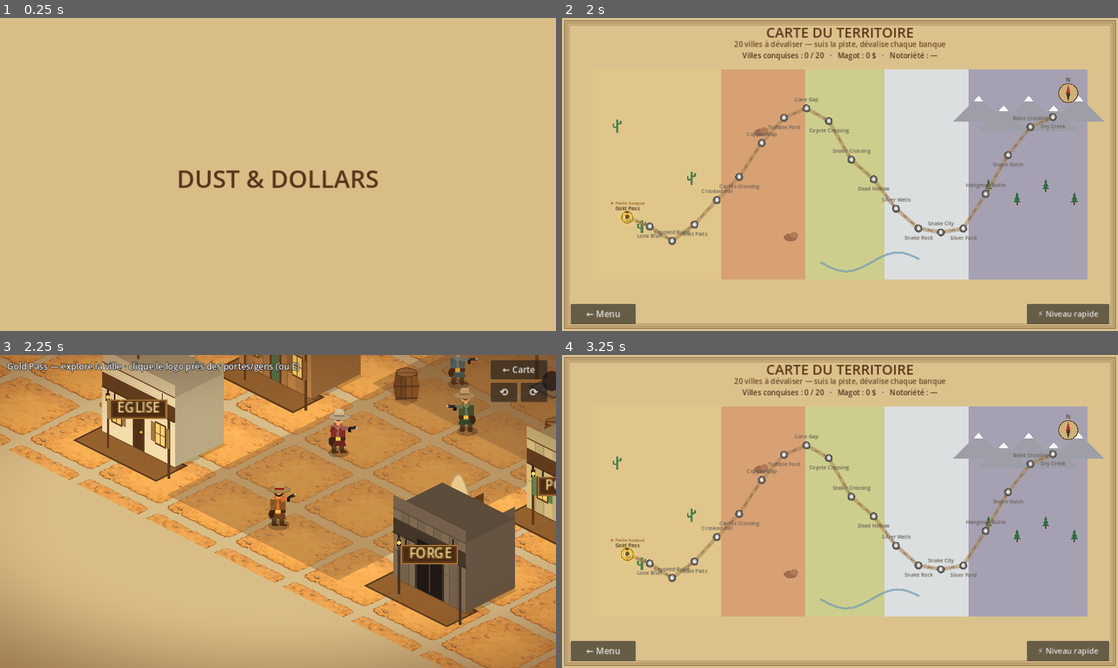
Above: before the commit, frames 1-4 (two rows, left to right).
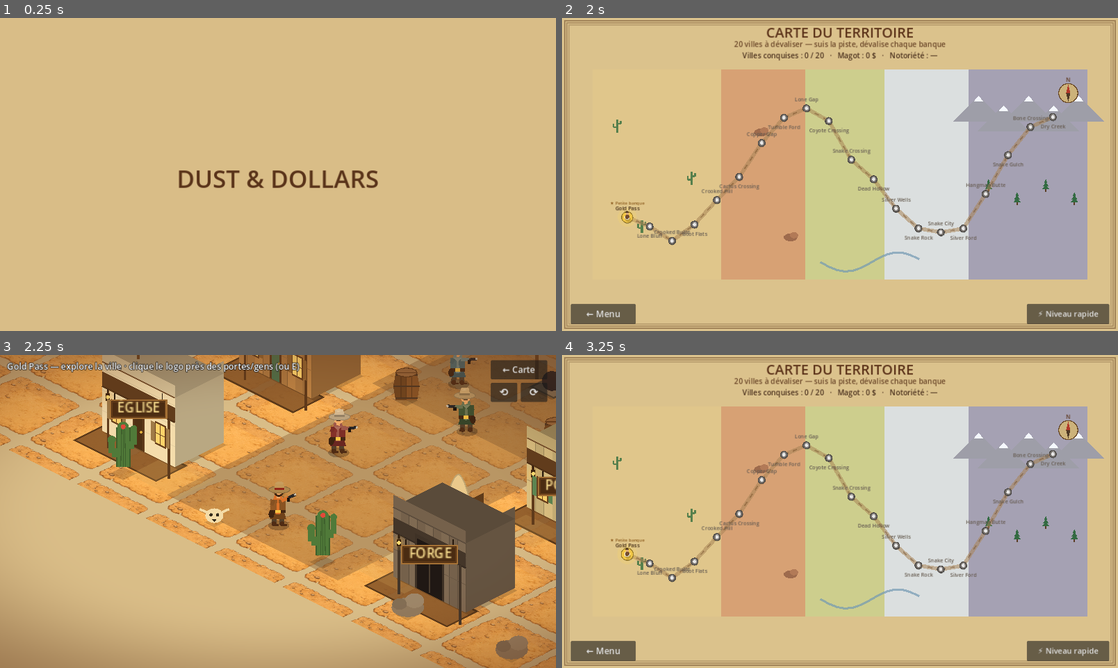
Above: after the commit, the same moments.

Repository: sebadiaz/Cowboys
Game: Godot game, scene res://scenes/Boot.tscn
The game is run twice, just before and just after one commit, with the same random seed, the same clock (stepped at 60 frames per second) and the same inputs.
Inputs (mouse positions are in pixels of both pictures, inside the frame that each line leads up to):
- Up to frame 1 (0.25 s): no input
- Up to frame 2 (2 s): tap Enter at 0.5 s; move the mouse to (962, 158) at 0.52 s; hold D (move_right) 0.53-1.25 s; hold Space (fire) 0.53-1.25 s; click (962, 158) at 0.67 s; click "🗺 JOUER — CARTE DU MONDE" at 1.25 s
- Up to frame 3 (2.25 s): click (66, 555) at 2.02 s
- Up to frame 4 (3.25 s): click "← Carte" at 2.75 s

Frames 1-2 are identical in both runs. In frame 3, 2.2% of the frame differs, in the area x 19-95%, y 21-99%; in frame 4, nothing differs.

Commit message:
Contenu: villes visuellement uniques par biome (décor déterministe : sapins enneigés, rochers, cactus, crânes, buissons, lampadaires + plaques de sol)

Diff:
--- a/scripts/town.gd
+++ b/scripts/town.gd
@@ -47,6 +47,7 @@
 
 var _buildings: Array[Dictionary] = []   # {region,pos,h,label,tint,flavor}
 var _props: Array[Dictionary] = []        # {region,pos,h}
+var _biome_decor: Array[Dictionary] = []  # {type,pos} décor propre au biome
 var _npcs: Array[Dictionary] = []         # {pos,facing,pal,phase}
 var _foots: Array[Rect2] = []             # empreintes de collision (décor solide)
 var _body: CharacterBody2D                # corps physique du joueur (vrai moteur)
@@ -77,6 +78,7 @@
 		_facing = Vector2.DOWN
 		GameManager.town_return_pos = Vector2.ZERO
 	_build_town()
+	_make_biome_decor()
 	_build_physics()
 	_apply_zoom()
 	_cam = _camera_target()
@@ -523,6 +525,8 @@
 		items.append({"d": Iso.depth(b["pos"]) - 40.0, "k": "b", "o": b})
 	for p in _props:
 		items.append({"d": Iso.depth(p["pos"]), "k": "p", "o": p})
+	for bd in _biome_decor:
+		items.append({"d": Iso.depth(bd["pos"]), "k": "bio", "o": bd})
 	for n in _npcs:
 		items.append({"d": Iso.depth(n["pos"]), "k": "n", "o": n})
 	for hp in _horses:
@@ -544,6 +548,7 @@
 					_draw_cactus(it["o"]["pos"])
 				else:
 					_billboard(reg, it["o"]["pos"], it["o"]["h"], Color.WHITE)
+			"bio": _draw_bio(it["o"]["type"], it["o"]["pos"])
 			"coach": _draw_coach()
 			"horse": _horse(it["o"])
 			"n":
@@ -580,6 +585,133 @@
 		var plank := _rect_diamond(Rect2(pos.x - 95, pos.y + 30, 190, 70))
 		draw_colored_polygon(plank, Color(0.52, 0.36, 0.20, 0.9))
 		draw_polyline(_closed(plank), Color(0.35, 0.24, 0.13), 2.0)
+	_draw_biome_ground()
+
+
+## Décor propre au biome (déterministe par ville) : disposé sur les bords pour ne
+## pas gêner la circulation. Rend chaque ville visuellement unique.
+func _make_biome_decor() -> void:
+	_biome_decor.clear()
+	var theme := str(GameManager.current_town_def().get("theme", "desert"))
+	var kinds: Array
+	match theme:
+		"canyon": kinds = ["rock", "rock", "cactus", "skull"]
+		"plains": kinds = ["bush", "pine", "bush", "bush"]
+		"snow": kinds = ["pine_snow", "rock", "pine_snow", "pine_snow"]
+		"night": kinds = ["lamp", "pine", "rock", "lamp"]
+		"sunset": kinds = ["cactus", "rock", "skull", "cactus"]
+		_: kinds = ["cactus", "skull", "rock", "cactus"]
+	var rng := RandomNumberGenerator.new()
+	rng.seed = GameManager.current_town * 131 + 17
+	# Bandes périphériques (évitent le centre bâti / la grand-rue).
+	var spots := []
+	for yy in range(120, 1700, 150):
+		spots.append(Vector2(rng.randf_range(70, 300), yy))
+		spots.append(Vector2(rng.randf_range(1900, 2130), yy))
+	for xx in range(360, 1860, 220):
+		spots.append(Vector2(xx, rng.randf_range(70, 170)))
+		spots.append(Vector2(xx, rng.randf_range(1640, 1700)))
+	spots.shuffle()
+	var count := mini(spots.size(), 22)
+	for i in range(count):
+		_biome_decor.append({"type": kinds[rng.randi() % kinds.size()], "pos": spots[i]})
+
+
+func _draw_biome_ground() -> void:
+	var theme := str(GameManager.current_town_def().get("theme", "desert"))
+	var col: Color
+	match theme:
+		"snow": col = Color(0.92, 0.95, 1.0, 0.55)
+		"plains": col = Color(0.45, 0.62, 0.32, 0.35)
+		"canyon": col = Color(0.62, 0.32, 0.20, 0.30)
+		"night": col = Color(0.20, 0.24, 0.40, 0.30)
+		"sunset": col = Color(0.80, 0.45, 0.30, 0.22)
+		_: col = Color(0.78, 0.66, 0.42, 0.22)
+	var rng := RandomNumberGenerator.new()
+	rng.seed = GameManager.current_town * 911 + 3
+	for i in range(26):
+		var c := Vector2(rng.randf_range(60, 2140), rng.randf_range(80, 1700))
+		# On évite la grande rue centrale.
+		if c.x > 880 and c.x < 1320:
+			continue
+		var w := rng.randf_range(60, 130)
+		draw_colored_polygon(_rect_diamond(Rect2(c.x - w * 0.5, c.y - w * 0.4, w, w * 0.8)), col)
+
+
+## Aiguillage du décor de biome.
+func _draw_bio(t: String, pos: Vector2) -> void:
+	match t:
+		"cactus": _draw_cactus(pos)
+		"rock": _draw_rock(pos)
+		"bush": _draw_bush(pos)
+		"skull": _draw_skull(pos)
+		"pine": _draw_pine(pos, false)
+		"pine_snow": _draw_pine(pos, true)
+		"lamp": _draw_lamp_post(pos)
+		_: _draw_rock(pos)
+
+
+func _draw_pine(pos: Vector2, snowy: bool) -> void:
+	var base := Iso.project(pos)
+	var U := Vector2(0, -1)
+	draw_colored_polygon(_diamond_shadow(base, 14.0), Color(0, 0, 0, 0.18))
+	draw_line(base, base + U * 10, Color(0.34, 0.22, 0.12), 4.0)
+	var green := Color(0.22, 0.44, 0.26)
+	for k in range(3):
+		var yy := 10.0 + k * 14.0
+		var ww := 20.0 - k * 5.0
+		draw_colored_polygon(PackedVector2Array([
+			base + U * yy + Vector2(-ww, 0), base + U * (yy + 20.0), base + U * yy + Vector2(ww, 0)]), green)
+		if snowy:
+			draw_colored_polygon(PackedVector2Array([
+				base + U * (yy + 12.0) + Vector2(-ww * 0.5, 0), base + U * (yy + 20.0),
+				base + U * (yy + 12.0) + Vector2(ww * 0.5, 0)]), Color(0.95, 0.97, 1.0))
+
+
+func _draw_rock(pos: Vector2) -> void:
+	var base := Iso.project(pos)
+	draw_colored_polygon(_diamond_shadow(base, 16.0), Color(0, 0, 0, 0.16))
+	var theme := str(GameManager.current_town_def().get("theme", "desert"))
+	var rc := Color(0.66, 0.38, 0.26) if theme == "canyon" else Color(0.55, 0.50, 0.46)
+	draw_colored_polygon(_ellipse(base + Vector2(0, -8), 20, 12), rc)
+	draw_colored_polygon(_ellipse(base + Vector2(8, -16), 12, 9), rc.lightened(0.1))
+	draw_colored_polygon(_ellipse(base + Vector2(-10, -12), 9, 7), rc.darkened(0.1))
+
+
+func _draw_bush(pos: Vector2) -> void:
+	var base := Iso.project(pos)
+	draw_colored_polygon(_diamond_shadow(base, 13.0), Color(0, 0, 0, 0.15))
+	var g := Color(0.30, 0.50, 0.28)
+	draw_colored_polygon(_ellipse(base + Vector2(0, -9), 16, 11), g)
+	draw_colored_polygon(_ellipse(base + Vector2(-7, -14), 9, 8), g.lightened(0.08))
+	draw_colored_polygon(_ellipse(base + Vector2(7, -13), 8, 7), g.darkened(0.06))
+
+
+func _draw_skull(pos: Vector2) -> void:
+	var base := Iso.project(pos)
+	draw_colored_polygon(_diamond_shadow(base, 12.0), Color(0, 0, 0, 0.14))
+	var bone := Color(0.92, 0.90, 0.82)
+	draw_colored_polygon(_ellipse(base + Vector2(0, -8), 11, 9), bone)
+	# Cornes.
+	draw_line(base + Vector2(-9, -12), base + Vector2(-18, -16), bone, 3.0)
+	draw_line(base + Vector2(9, -12), base + Vector2(18, -16), bone, 3.0)
+	# Orbites + museau.
+	draw_circle(base + Vector2(-4, -9), 2.0, Color(0.2, 0.18, 0.14))
+	draw_circle(base + Vector2(4, -9), 2.0, Color(0.2, 0.18, 0.14))
+	draw_colored_polygon(PackedVector2Array([
+		base + Vector2(-3, -4), base + Vector2(3, -4), base + Vector2(0, 0)]), Color(0.2, 0.18, 0.14))
+
+
+func _draw_lamp_post(pos: Vector2) -> void:
+	var base := Iso.project(pos)
+	var U := Vector2(0, -1)
+	draw_colored_polygon(_diamond_shadow(base, 10.0), Color(0, 0, 0, 0.16))
+	draw_line(base, base + U * 44, Color(0.20, 0.16, 0.10), 3.0)
+	var head := base + U * 46
+	for i in range(4):
+		draw_circle(head, 20.0 - i * 5, Color(1.0, 0.82, 0.40, 0.10))
+	draw_colored_polygon(_ellipse(head, 5, 6), Color(0.30, 0.22, 0.12))
+	draw_circle(head, 2.6, Color(1.0, 0.92, 0.6))
 
 
 ## Puits de la place centrale (margelle + toit).
@@ -1159,6 +1291,14 @@
 
 # --- Primitives ---
 
+func _ellipse(center: Vector2, rx: float, ry: float) -> PackedVector2Array:
+	var pts := PackedVector2Array()
+	for i in range(16):
+		var a := TAU * float(i) / 16.0
+		pts.append(center + Vector2(cos(a) * rx, sin(a) * ry))
+	return pts
+
+
 func _rect_diamond(r: Rect2) -> PackedVector2Array:
 	return PackedVector2Array([
 		Iso.project(r.position), Iso.project(Vector2(r.end.x, r.position.y)),
Not shown, changed: TODO.md
